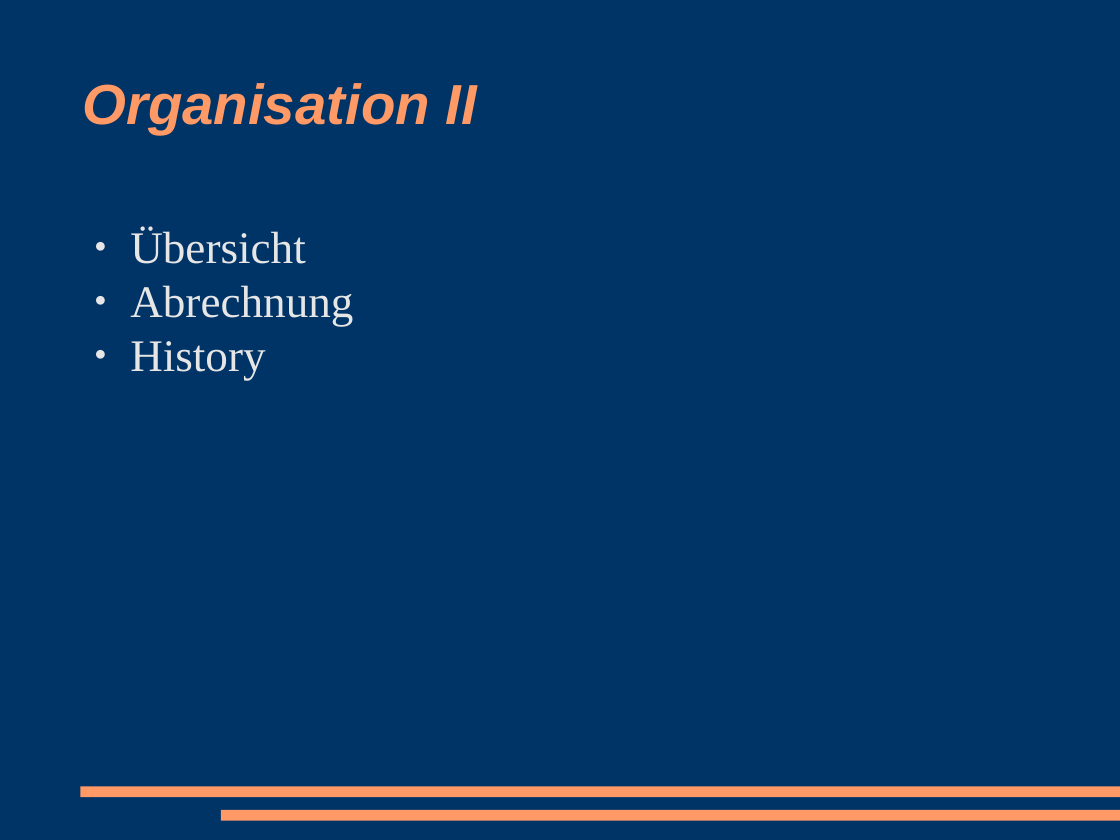
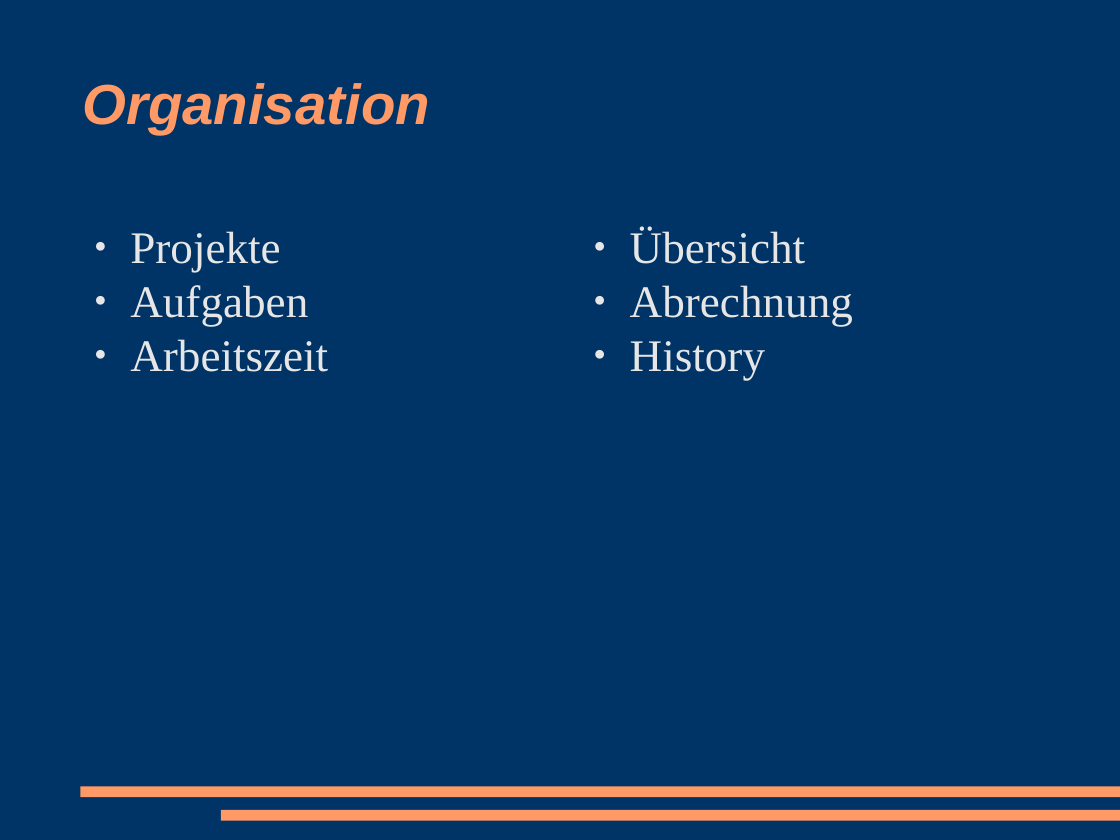
Before and after one commit to racke/Presentations, a slide deck: slide 4 of pws2008/rtrest.odp. Drawn at 1120x840 pixels with LibreOffice and Linux fonts; fonts in the diff are those of the drawing. Boxes give left, top, right and bottom in pixels: in the first picture for what was removed or moved away, otherwise in the second. Text is boxed around its words. In the diff, an @@ line names an element or a change of style, - is before the commit and + after.

```diff
--- a/pws2008/rtrest.odp
+++ b/pws2008/rtrest.odp
@@ title at bbox=[82, 83, 430, 134]: text changed @@
-Organisation II
+Organisation
@@ text added at bbox=[130, 231, 328, 372], 32 pt, text #E6E6E6 @@
+● Projekte
+● Aufgaben
+● Arbeitszeit
@@ text "Übersicht": place and size @@
-text "Übersicht" at bbox=[130, 228, 353, 380]
+text "Übersicht" at bbox=[630, 228, 853, 380]
```
Also in this commit, not shown: 4 other slides changed, 11 slides added, 2 slides removed.
